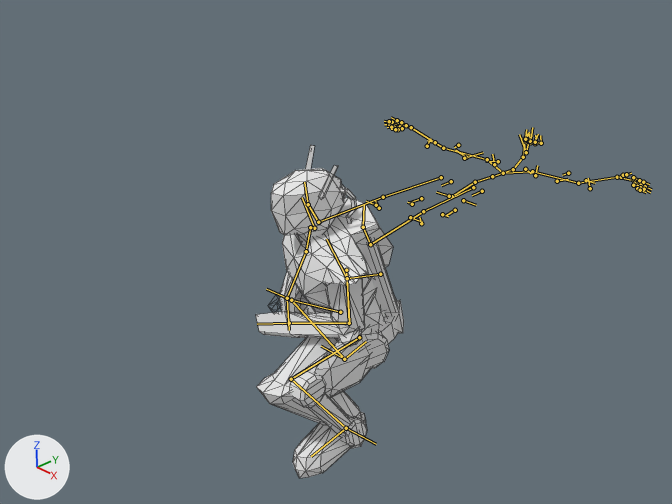
One commit to the Blender file base/models/soldiers/malepower/malepower.blend: the scene before it, then after it.
Both versions are drawn from the file's camera 'Camera'. The lights are fixed; the arrows at lower left show +X, +Y and +Z. Both versions are drawn at the pose saved in each file; the numbers are the values there. The bones that bend it are drawn over the model as lines. Mesh edges are drawn as thin lines.

In view in the first picture: 'powersuit_male'.
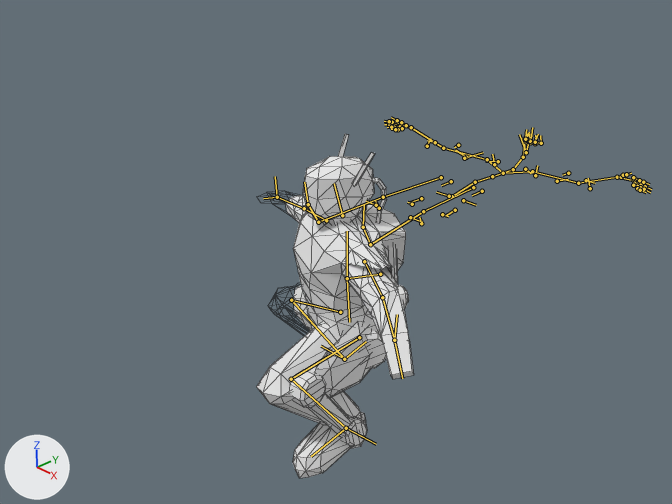
Pixel boxes [x1, y1, x2, y2] of what changed, in the pictures (672 x 504 px):
'powersuit_male', posed (6% wider)
    before: [256, 145, 404, 478]
    after: [257, 134, 414, 478]
bone 'Spine_up', root to tip
    before: (347, 278) to (326, 239)
    after: (347, 278) to (347, 231)
bone 'head', root to tip
    before: (314, 228) to (302, 197)
    after: (342, 215) to (334, 183)
bone 'l.arm_up', root to tip
    before: (346, 270) to (349, 323)
    after: (364, 261) to (382, 297)
bone 'l.arm_low', root to tip
    before: (349, 323) to (289, 323)
    after: (382, 297) to (394, 340)
bone 'r.arm_up', root to tip
    before: (310, 227) to (306, 251)
    after: (326, 220) to (304, 208)
bone 'r.arm_low', root to tip
    before: (306, 251) to (287, 298)
    after: (304, 208) to (277, 197)
bone 'r.hand', root to tip
    before: (287, 298) to (289, 330)
    after: (277, 197) to (263, 198)

What the commit changed:
Bone 'Spine_up' (bone_spine_up) turns from (24, 0, 0) to (0, 0, 0) degrees about its own x, y and z.
Bone 'head' (bone_head) turns from (-19, 0, 0) to (0, 0, 0) degrees about its own x, y and z.
Bone 'l.arm_up' (bone_l_arm_up) turns from (30, 14, -68) to (0, 0, 0) degrees about its own x, y and z.
Bone 'l.arm_low' (bone_l_arm_low) turns from (78, -1, 43) to (0, 0, 0) degrees about its own x, y and z.
Bone 'r.arm_up' (bone_r_arm_up) turns from (14, -7, 41) to (0, 0, 0) degrees about its own x, y and z.
Bone 'r.arm_low' (bone_r_arm_low) turns from (86, -18, -36) to (0, 0, 0) degrees about its own x, y and z.
Bone 'r.hand' (bone_r_hand) turns from (0, -1, 14) to (0, 0, 0) degrees about its own x, y and z.
